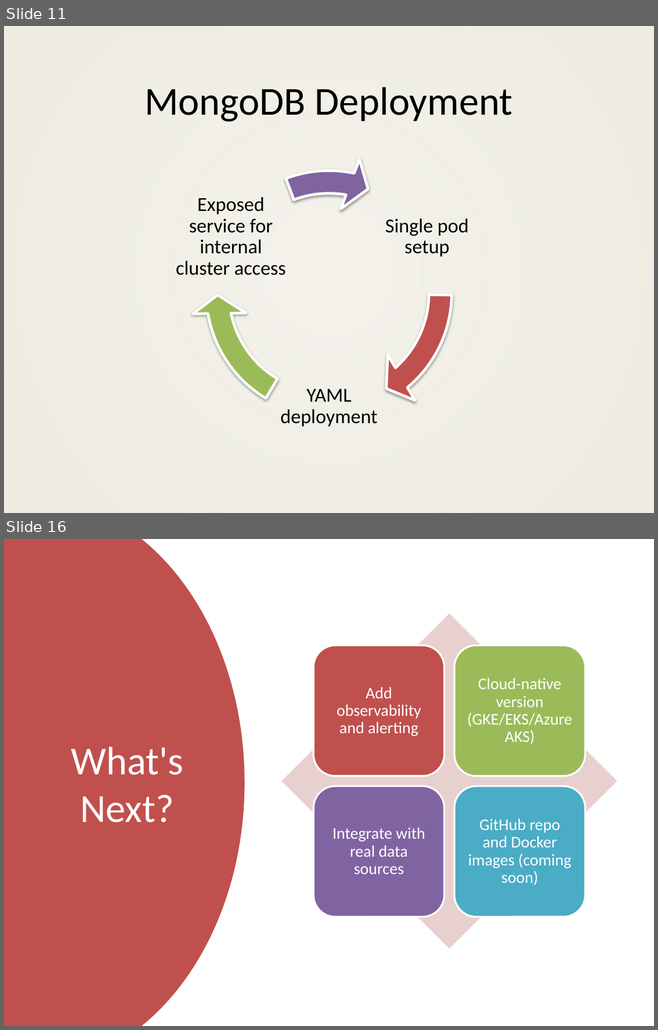
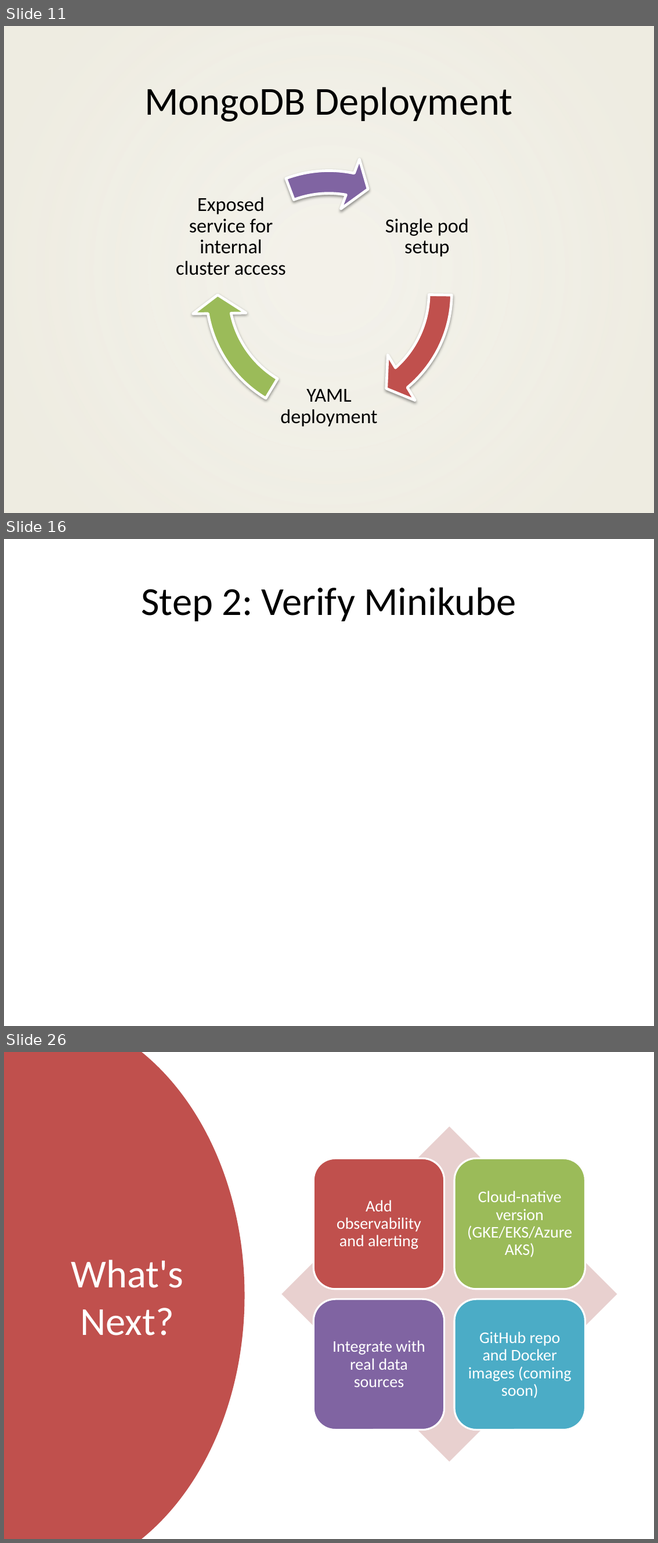
Before and after one commit to rahulsidpatil/go-k8s-data-pipeline, a slide deck: ppt-artifacts/go_k8s_data_pipeline_updated.pptx. Shown one above the other, each under a label of ours: slides 11 and 16 before the commit, slides 11, 16 and 26 after it; the slides between them are not shown. The pictures are 658x1030 and 658x1543 pixels, drawn with LibreOffice and Linux fonts; fonts in the diff are those of the drawing; background and template pictures are left out. Boxes give left, top, right and bottom in pixels: in the first picture for what was removed or moved away, otherwise in the second. Text is boxed around its words. In the diff, an @@ line names an element or a change of style, - is before the commit and + after.

```diff
--- a/ppt-artifacts/go_k8s_data_pipeline_updated.pptx
+++ b/ppt-artifacts/go_k8s_data_pipeline_updated.pptx
@@ slide 16 added at (4, 539, 654, 1026), background #FFFFFF @@
@@ title added at (141, 587, 516, 621), 44 pt, text #000000 @@
+Step 2: Verify Minikube
@@ what was slide 16 is now slide 26 @@
```
Also in this commit, not shown: 5 slides changed, 9 other slides added, 2 other files.
